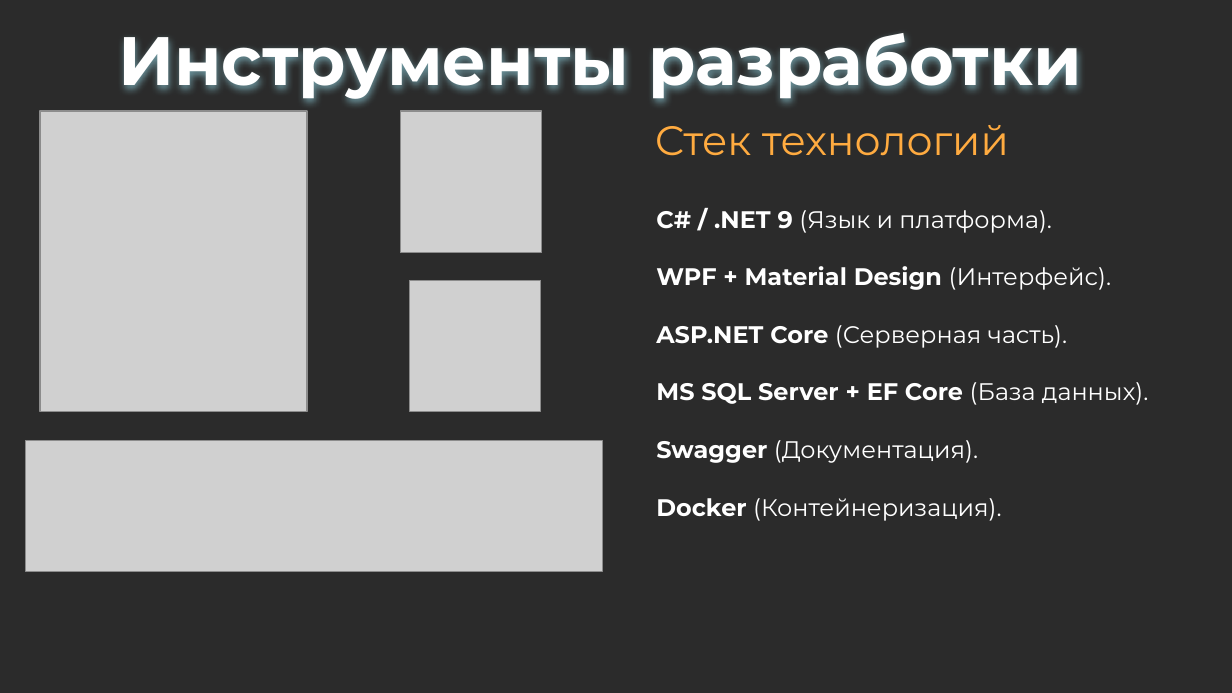
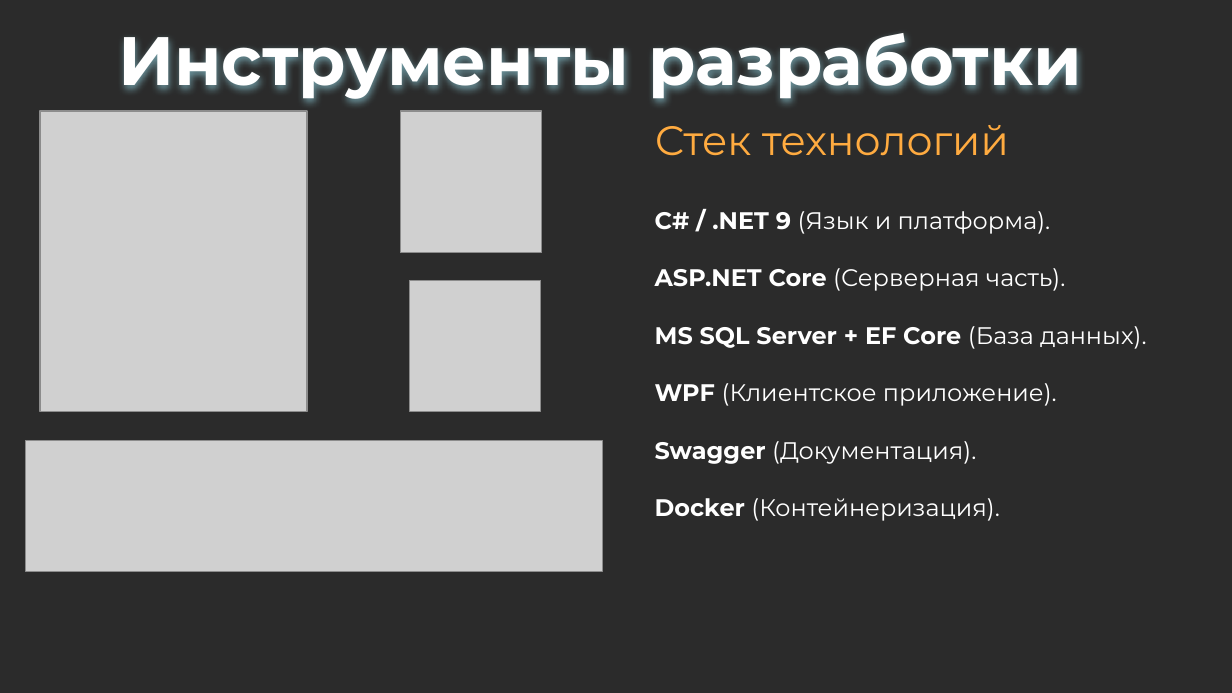
Before and after one commit to Bikmacs/CafeSystem, a slide deck: slide 5 of Docs/Презентация системы кафе.pptx. Drawn at 1232x693 pixels with LibreOffice and Linux fonts; fonts in the diff are those of the drawing; grey boxes stand for pictures; background and template pictures are left out; a plain dark background stands for a picture behind light text. Boxes give left, top, right and bottom in pixels: in the first picture for what was removed or moved away, otherwise in the second. Text is boxed around its words. In the diff, an @@ line names an element or a change of style, - is before the commit and + after.

Commit message:
mod: pptx

```diff
--- a/Docs/Презентация системы кафе.pptx
+++ b/Docs/Презентация системы кафе.pptx
@@ text at box(656, 266, 1112, 290): paragraph removed @@
-WPF + Material Design (Интерфейс).
@@ text at box(655, 383, 1057, 406): paragraph added @@
+WPF (Клиентское приложение).
```
